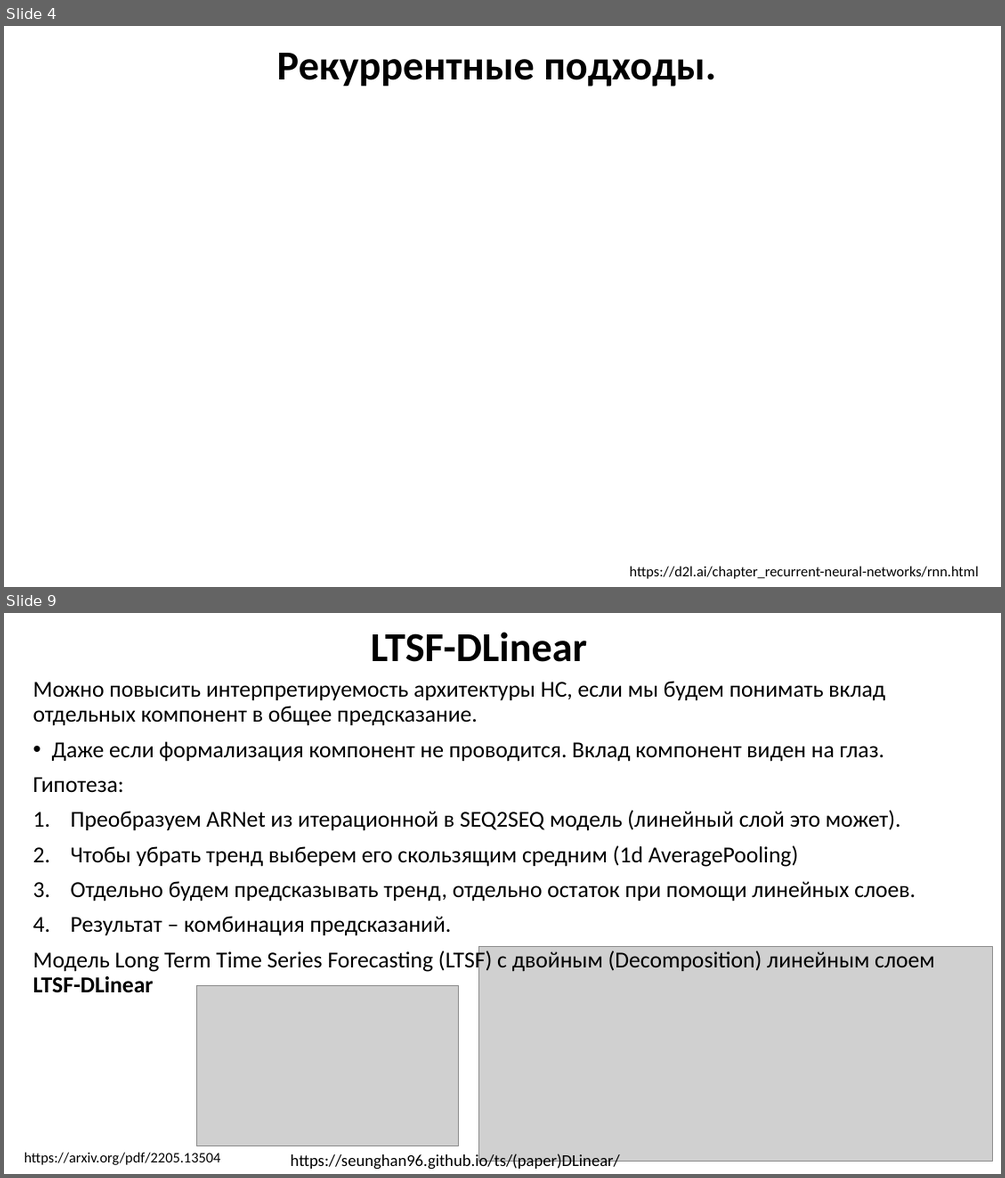
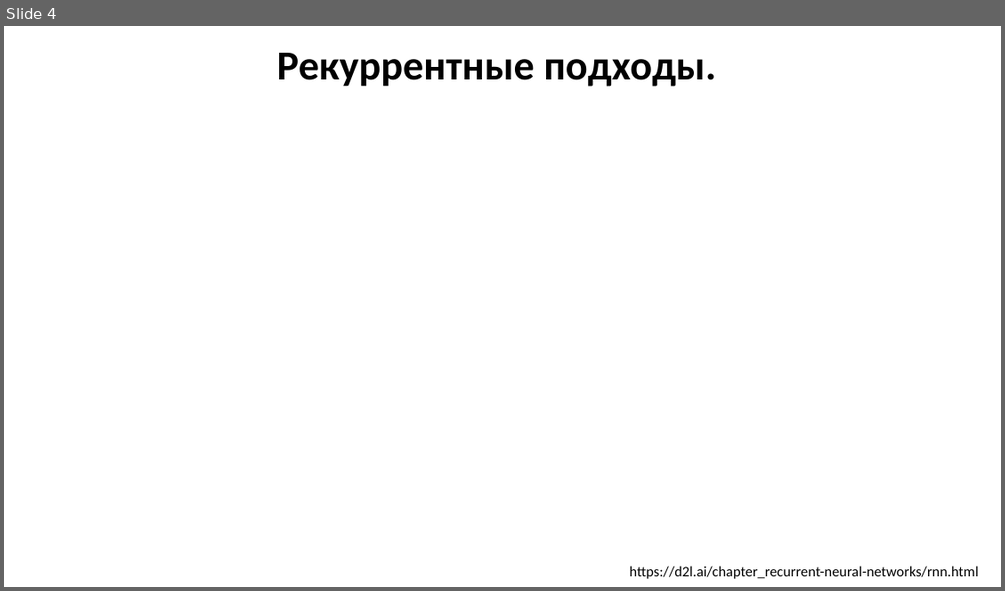
Before and after one commit to MVRonkin/TimeSeriesCourse, a slide deck: 2025/LEC/07-2 RNN.pptx. Shown one above the other, each under a label of ours: slides 4 and 9 before the commit, slide 4 after it; the slides between them are not shown. The pictures are 1005x1178 and 1005x591 pixels, drawn with LibreOffice and Linux fonts; fonts in the diff are those of the drawing; grey boxes stand for pictures. Boxes give left, top, right and bottom in pixels: in the first picture for what was removed or moved away, otherwise in the second. Text is boxed around its words. In the diff, an @@ line names an element or a change of style, - is before the commit and + after.

```diff
--- a/2025/LEC/07-2 RNN.pptx
+++ b/2025/LEC/07-2 RNN.pptx
@@ slide 9 removed at [4, 613, 1001, 1174], background #FFFFFF @@
@@ title removed at [371, 632, 587, 662] @@
-LTSF-DLinear
@@ text removed at [33, 681, 934, 993] @@
-Можно повысить интерпретируемость архитектуры НС, если мы будем понимать вклад отдельных компонент в общее предсказание.
-• Даже если формализация компонент не проводится. Вклад компонент виден на глаз.
-Гипотеза:
-1. Преобразуем ARNet из итерационной в SEQ2SEQ модель (линейный слой это может).
-2. Чтобы убрать тренд выберем его скользящим средним (1d AveragePooling)
-3. Отдельно будем предсказывать тренд, отдельно остаток при помощи линейных слоев.
-4. Результат – комбинация предсказаний.
-Модель Long Term Time Series Forecasting (LTSF) c двойным (Decomposition) линейным слоем LTSF-DLinear
@@ picture removed at [479, 947, 993, 1161] @@
@@ picture removed at [196, 985, 459, 1146] @@
@@ text removed at [24, 1151, 221, 1165] @@
-https://arxiv.org/pdf/2205.13504
@@ text removed at [291, 1152, 620, 1169] @@
-https://seunghan96.github.io/ts/(paper)DLinear/
```
Also in this commit, not shown: 1 slide changed, 13 slides added, 84 other slides removed.
